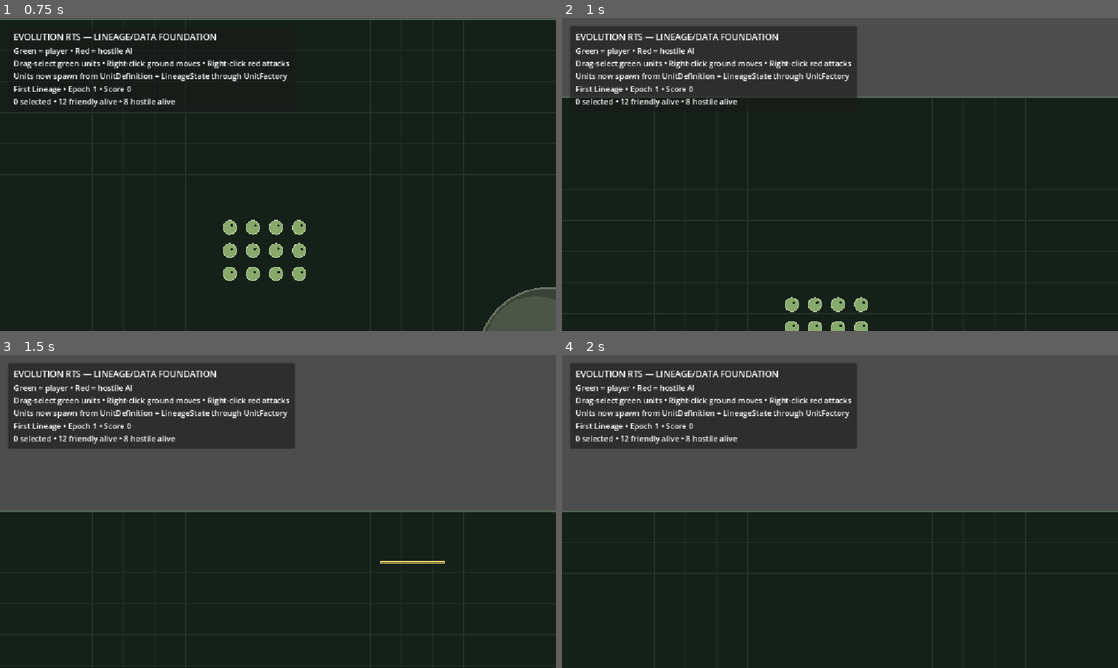
Above: before the commit, frames 1-4 (two rows, left to right).
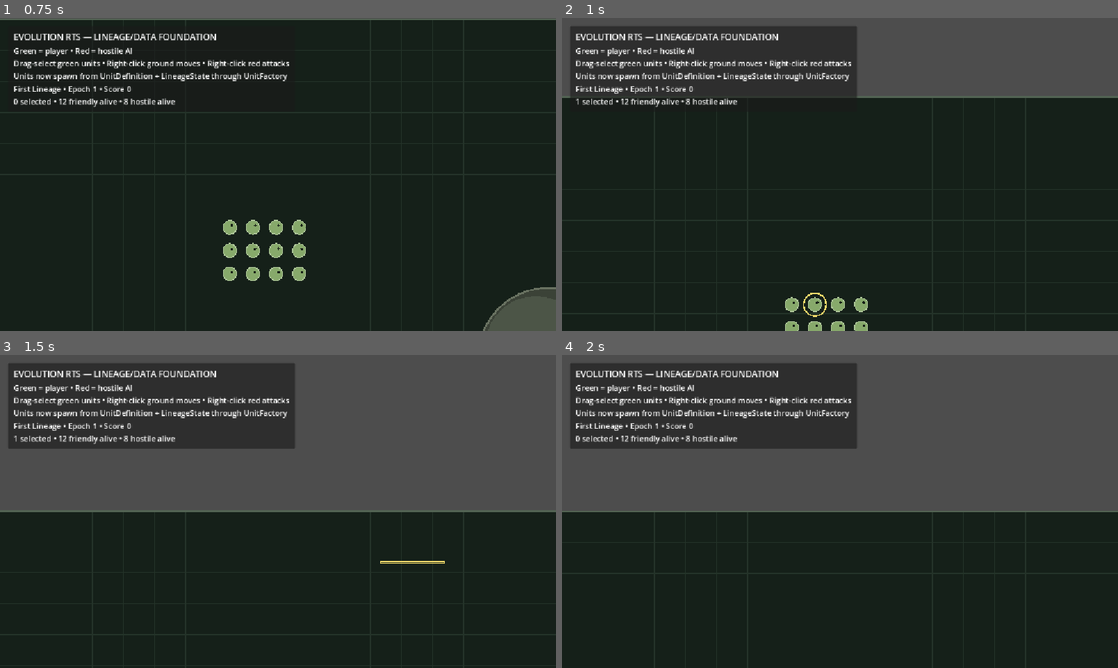
Above: after the commit, the same moments.

Repository: asbarbier/ChildrenOfTime
Game: Godot game, scene res://scenes/main.tscn
The game is run twice, just before and just after one commit, with the same random seed, the same clock (stepped at 60 frames per second) and the same inputs.
Inputs (mouse positions are in pixels of both pictures, inside the frame that each line leads up to):
- Up to frame 1 (0.75 s): tap Enter at 0.5 s; move the mouse to (250, 237) at 0.52 s; hold W from 0.53 s (still down); tap R at 0.6 s; click (250, 237) at 0.67 s
- Up to frame 2 (1 s): keep holding W
- Up to frame 3 (1.5 s): release W at 1.25 s; drag from (444, 558) to (250, 574) at 1.27 s
- Up to frame 4 (2 s): no input

Frame 1 is identical in both runs. In frame 2, less than 0.1% of the frame differs, in the area x 2-48%, y 25-96%; in frame 3, less than 0.1%; in frame 4, nothing differs.

Commit message:
Build 10: render units from resolved organism visuals

Diff:
--- a/scripts/unit.gd
+++ b/scripts/unit.gd
@@ -29,7 +29,9 @@
 var selected: bool = false
 var unit_id: int = 0
 var current_intent: Intent = Intent.IDLE
-var display_color := Color("87a96b")
+var display_color: Color = Color("87a96b")
+var body_texture: Texture2D
+var visual_size: Vector2 = Vector2(56.0, 56.0)
 
 var faction_component: RTSFactionComponent
 var combat_component: RTSCombatComponent
@@ -63,6 +65,11 @@
 	display_color = color
 	if faction_component != null:
 		faction_component.configure(team_id)
+	queue_redraw()
+
+func configure_visual(texture: Texture2D, size: Vector2) -> void:
+	body_texture = texture
+	visual_size = Vector2(maxf(8.0, size.x), maxf(8.0, size.y))
 	queue_redraw()
 
 func configure_combat(
@@ -399,7 +406,8 @@
 		global_position = obstacle.global_position + offset.normalized() * minimum_distance
 
 func contains_point(world_point: Vector2) -> bool:
-	return is_alive() and global_position.distance_to(world_point) <= radius + 6.0
+	var selection_radius: float = maxf(radius + 6.0, maxf(visual_size.x, visual_size.y) * 0.42)
+	return is_alive() and global_position.distance_to(world_point) <= selection_radius
 
 func _on_health_changed(_current_health: float, _max_health: float) -> void:
 	queue_redraw()
@@ -409,24 +417,32 @@
 	died.emit(self)
 
 func _draw() -> void:
-	var body_color := display_color if is_alive() else Color("4a4f49")
-	var outline_color := body_color.lightened(0.3) if is_alive() else Color("686d67")
-
-	draw_circle(Vector2.ZERO, radius, body_color)
-	draw_arc(Vector2.ZERO, radius, 0.0, TAU, 24, outline_color, 2.0)
-	draw_circle(Vector2(5, -4), 2.5, Color("172017"))
+	if body_texture != null:
+		var half_size: Vector2 = visual_size * 0.5
+		var texture_rect := Rect2(-half_size, visual_size)
+		var texture_tint := Color.WHITE if is_alive() else Color(0.42, 0.44, 0.42, 0.82)
+		draw_texture_rect(body_texture, texture_rect, false, texture_tint)
+	else:
+		var body_color: Color = display_color if is_alive() else Color("4a4f49")
+		var outline_color: Color = body_color.lightened(0.3) if is_alive() else Color("686d67")
+		draw_circle(Vector2.ZERO, radius, body_color)
+		draw_arc(Vector2.ZERO, radius, 0.0, TAU, 24, outline_color, 2.0)
+		draw_circle(Vector2(5, -4), 2.5, Color("172017"))
 
 	if is_alive() and combat_component != null and combat_component.current_health < combat_component.max_health:
 		_draw_health_bar()
 
 	if selected and is_alive():
-		draw_arc(Vector2.ZERO, radius + 6.0, 0.0, TAU, 32, Color("f0d96b"), 3.0)
+		var selection_radius: float = maxf(radius + 6.0, maxf(visual_size.x, visual_size.y) * 0.42)
+		draw_arc(Vector2.ZERO, selection_radius, 0.0, TAU, 32, Color("f0d96b"), 3.0)
 		_draw_remaining_path()
 
 func _draw_health_bar() -> void:
-	var bar_width: float = 34.0
+	var bar_width: float = maxf(34.0, visual_size.x * 0.68)
 	var bar_height: float = 5.0
-	var bar_origin := Vector2(-bar_width * 0.5, -radius - 13.0)
+	var sprite_half_height: float = visual_size.y * 0.5
+	var bar_y: float = -maxf(radius, sprite_half_height) - 10.0
+	var bar_origin := Vector2(-bar_width * 0.5, bar_y)
 	var ratio: float = combat_component.get_health_ratio()
 
 	draw_rect(Rect2(bar_origin, Vector2(bar_width, bar_height)), Color("20241f"), true)
